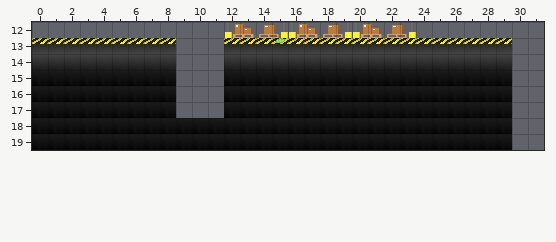
A Tiled map gets an edit: Elec Gun Game/Assets/Level Design/Tutorial Tiles/tutorialFloorTiles.tmx. Above is the file before it was changed.
Cells are 16x16 px. Shown: x 0..31, y 12..19.
Once edited:
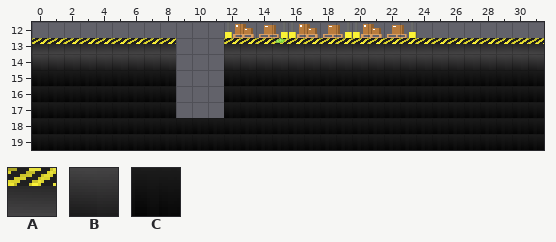
Key: from "Warehouse Floor": A 1 "Floor2", B 6 "Floorfill", C 7 "Floorfill2".
_ is an empty cell.
Change:
Layer "Platforms":
Tile A is added in row 13 at x 30 to 31.
Tile B is added in row 14 at x 30 to 31.
Tile C is added in rows 15 to 19 at x 30 to 31.
Pixel boxes of the changes (left, top, right, bottom) in both pictures:
added: (512, 38, 544, 150)
